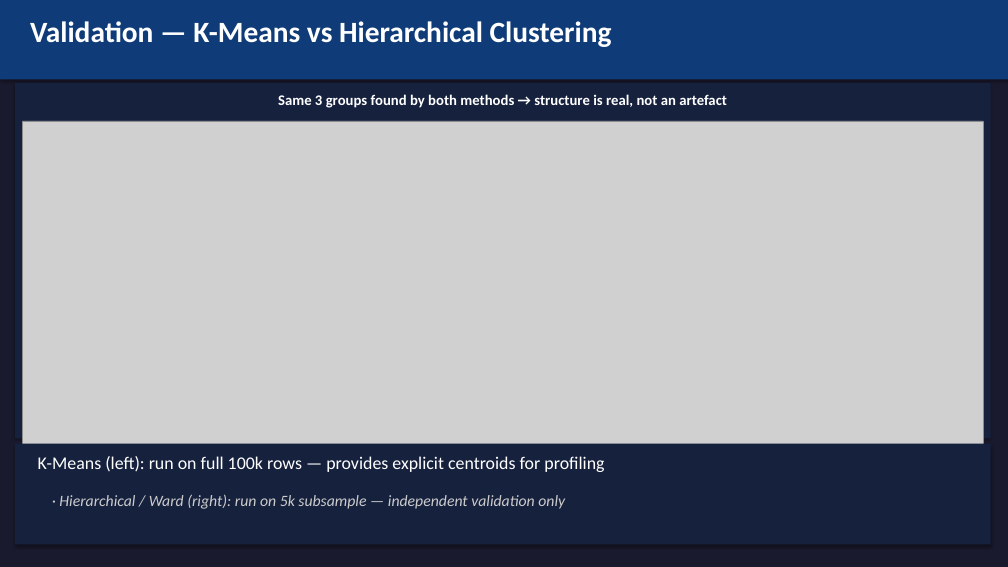
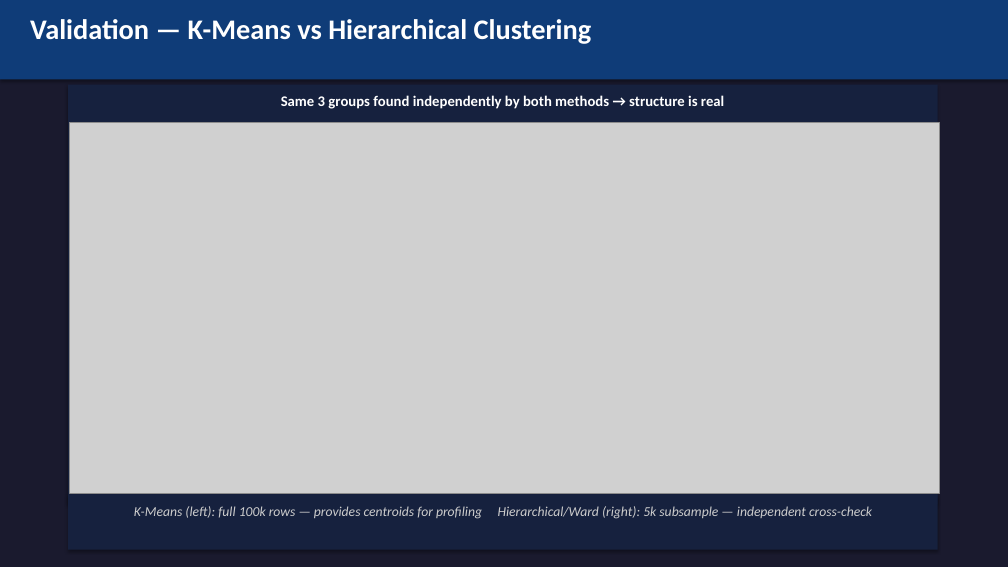
Before and after one commit to Clement-NI/Machine_learning_project_kaggle_start_up_success_data, a slide deck: slide 12 of scientificProject1/report/presentation.pptx (slide 10 before the commit). Drawn at 1008x567 pixels with LibreOffice and Linux fonts; fonts in the diff are those of the drawing; grey boxes stand for pictures. Boxes give left, top, right and bottom in pixels: in the first picture for what was removed or moved away, otherwise in the second. Text is boxed around its words. In the diff, an @@ line names an element or a change of style, - is before the commit and + after.

```diff
--- a/scientificProject1/report/presentation.pptx
+++ b/scientificProject1/report/presentation.pptx
@@ text "Validation — K-Means vs Hierarchical ..." at [30, 19, 592, 44]: size 28 to 27 pt @@
@@ rectangle: place and size @@
-rectangle at [15, 83, 991, 439]
+rectangle at [68, 85, 938, 504]
@@ text at [281, 95, 724, 109]: text changed @@
-Same 3 groups found by both methods → structure is real, not an artefact
+Same 3 groups found independently by both methods → structure is real
@@ picture: place and size @@
-picture at [23, 121, 983, 530]
+picture at [70, 123, 939, 493]
@@ text removed at [59, 494, 565, 509] @@
-· Hierarchical / Ward (right): run on 5k subsample — independent validation only
@@ rectangle: place and size @@
-rectangle at [15, 444, 991, 544]
+rectangle at [68, 495, 938, 550]
@@ text at [134, 506, 872, 519]: text changed; size 17 to 13 pt; text colour #FFFFFF to #CCCCCC; italic on @@
-K-Means (left): run on full 100k rows — provides explicit centroids for profiling
+K-Means (left): full 100k rows — provides centroids for profiling Hierarchical/Ward (right): 5k subsample — independent cross-check
```
Also in this commit, not shown: 9 other slides changed, 3 slides added, 1 slide removed.
